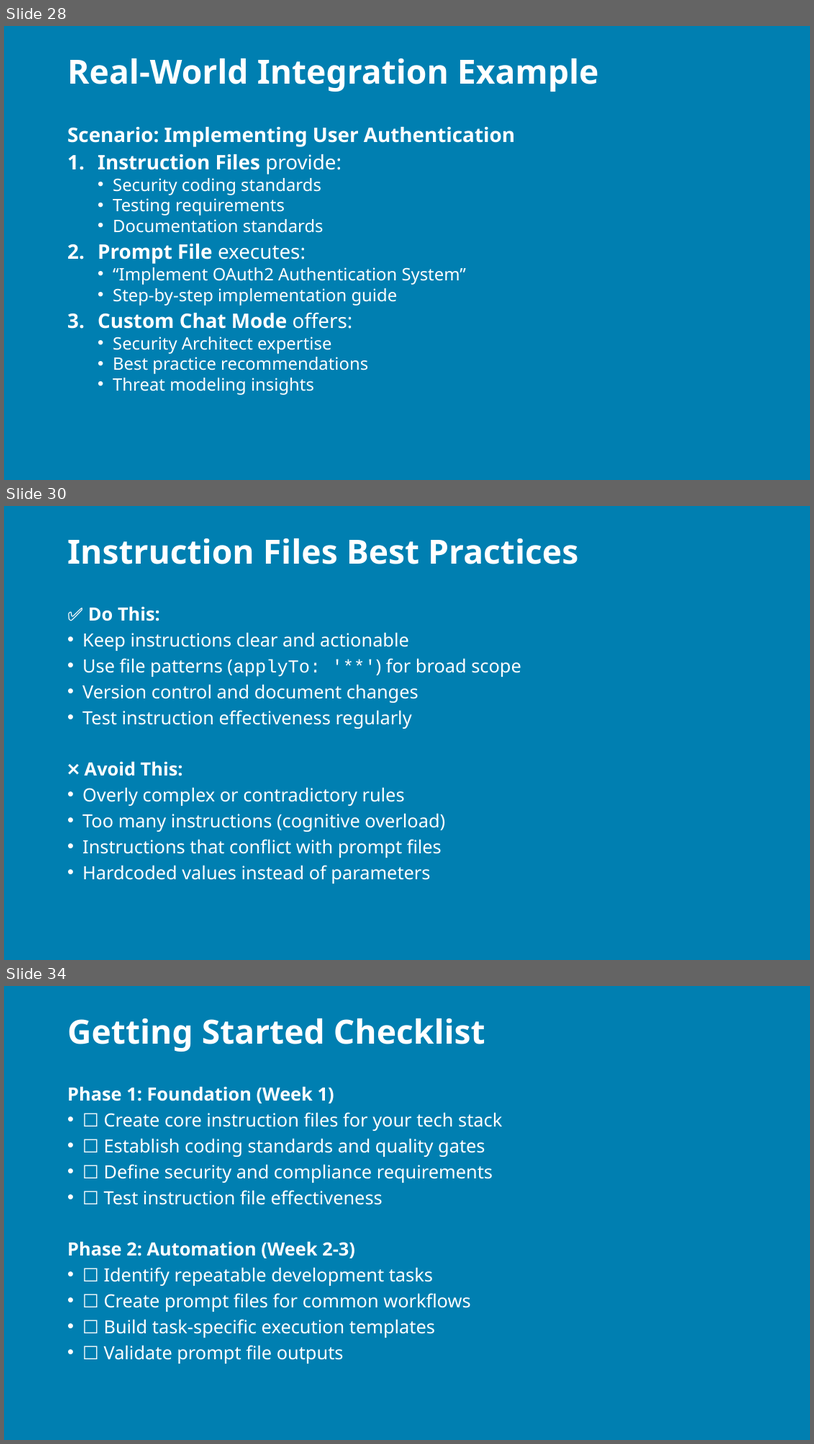
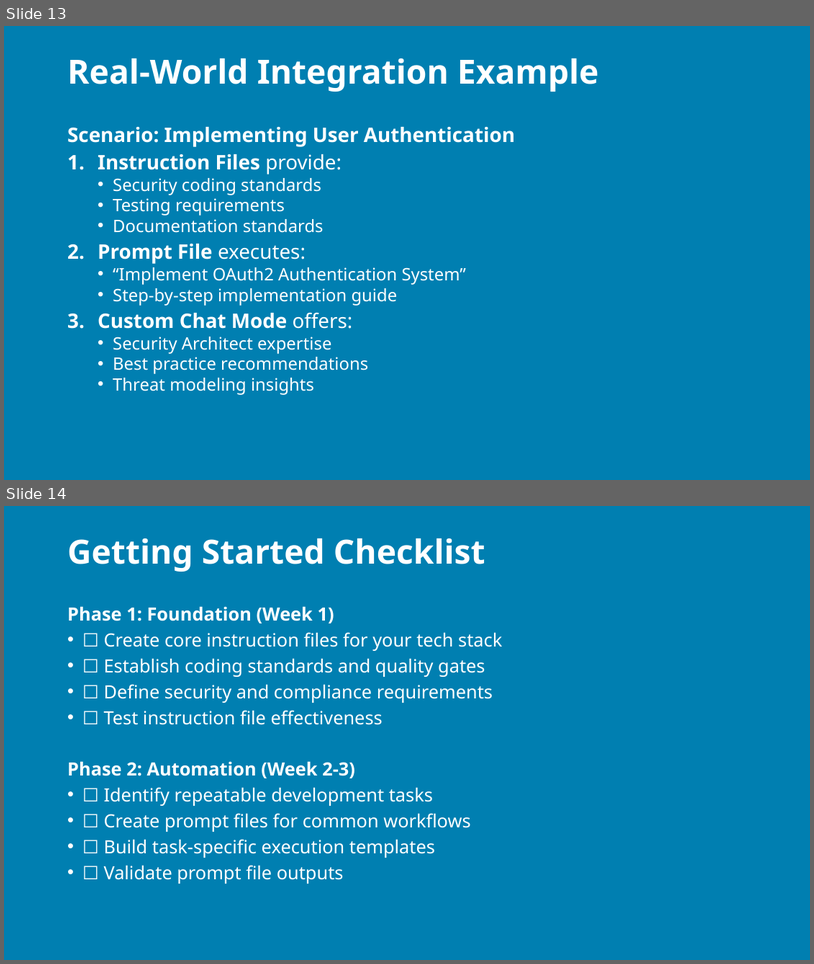
Before and after one commit to j0hnnymiller/AI-Assisted-Software-Development, a slide deck: Slides/individual-slides/AI-Development-Approaches-Comparison.pptx. Shown one above the other, each under a label of ours: slides 28, 30 and 34 before the commit, slides 13 and 14 after it; the slides between them are not shown. The pictures are 814x1444 and 814x964 pixels, drawn with LibreOffice and Linux fonts; fonts in the diff are those of the drawing; background and template pictures are left out. Boxes give left, top, right and bottom in pixels: in the first picture for what was removed or moved away, otherwise in the second. Text is boxed around its words. In the diff, an @@ line names an element or a change of style, - is before the commit and + after.

```diff
--- a/Slides/individual-slides/AI-Development-Approaches-Comparison.pptx
+++ b/Slides/individual-slides/AI-Development-Approaches-Comparison.pptx
@@ slide 30 removed at [4, 506, 810, 960], background picture (left out) @@
@@ title removed at [67, 538, 579, 564] @@
-Instruction Files Best Practices
@@ text removed at [82, 606, 522, 883] @@
-✅ Do This:
-• Keep instructions clear and actionable
-• Use file patterns (applyTo: '**') for broad scope
-• Version control and document changes
-• Test instruction effectiveness regularly
-❌ Avoid This:
-• Overly complex or contradictory rules
-• Too many instructions (cognitive overload)
-• Instructions that conflict with prompt files
-• Hardcoded values instead of parameters
@@ what was slide 28 is now slide 13 @@
@@ what was slide 34 is now slide 14 @@
```
Also in this commit, not shown: 2 slides changed, 20 other slides removed, 32 other files.
